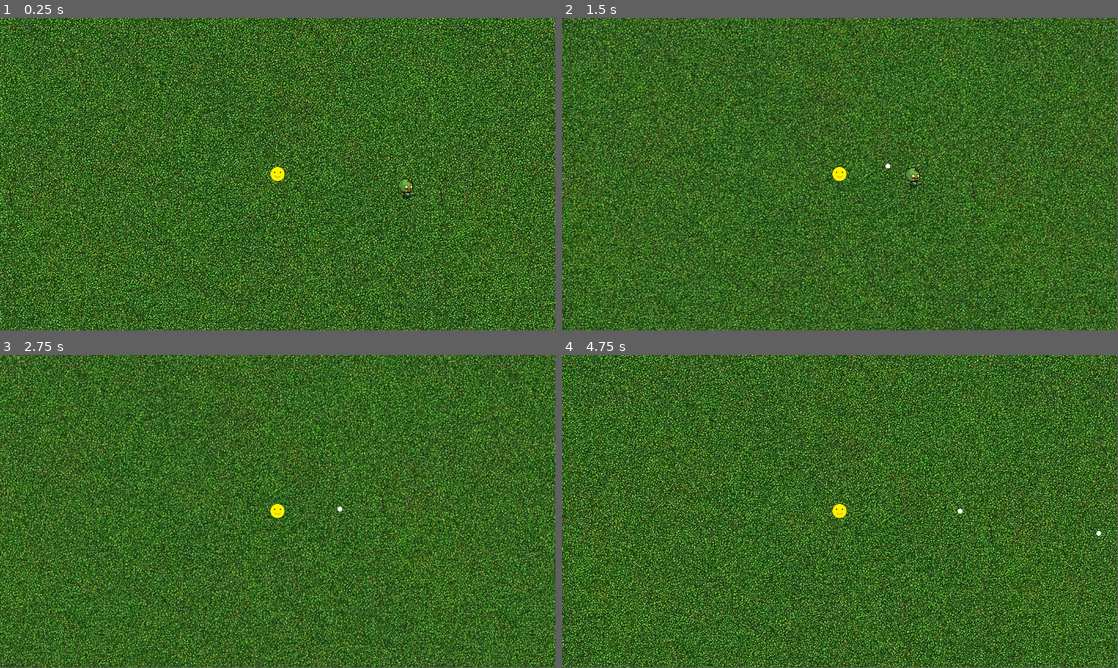
Above: before the commit, frames 1-4 (two rows, left to right).
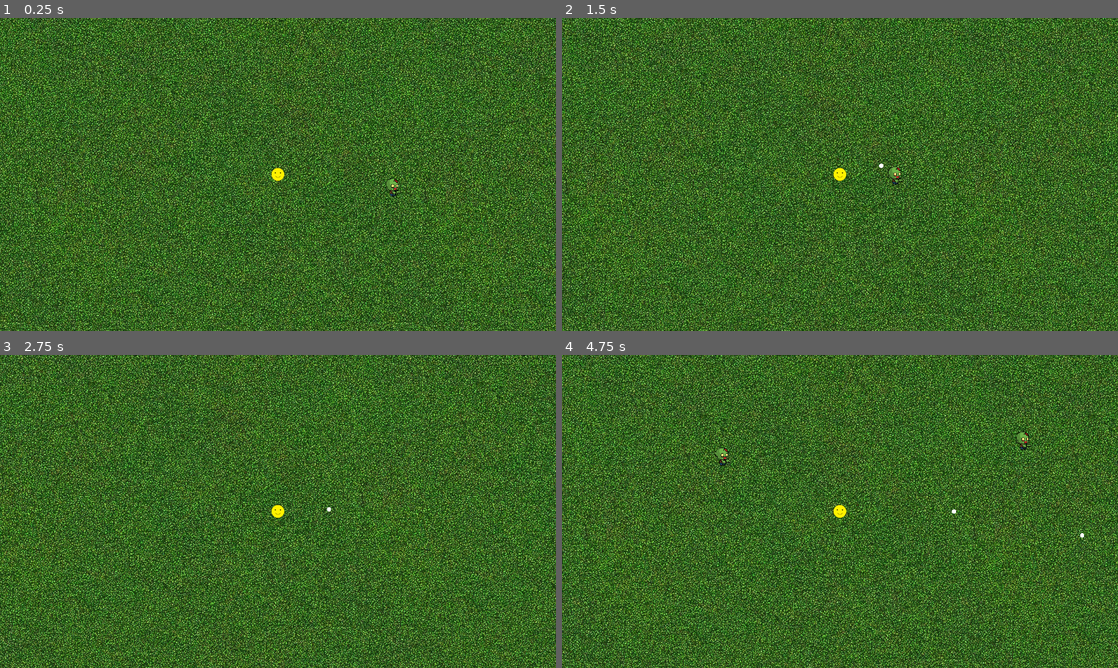
Above: after the commit, the same moments.

Repository: Posiden104/SurvivorGame-Godot
Game: Godot game, scene res://scenes/levels/Game.tscn
Same seed, same stepped clock (60 frames per second), same inputs: the game is played once before the commit and once after it.
Inputs:
- Up to frame 1 (0.25 s): no input
- Up to frame 2 (1.5 s): hold D (Right) 0.53-1.28 s; hold S (Down) from 1.28 s (still down)
- Up to frame 3 (2.75 s): release S (Down) at 2.03 s; hold D (Right) from 2.03 s (still down)
- Up to frame 4 (4.75 s): release D (Right) at 2.78 s; hold W (Up) 2.78-3.53 s; hold A (Left) from 3.53 s (still down)
In our replay, the window is 799x449 before the commit and 800x450 after it. These sizes can differ from the game's own. Grey fills any space a smaller window leaves; there, only what the larger window draws over its background counts as a difference.

The runs differ from the first frame. In frame 1, 72% of the frame differs, in the area x 0-100%, y 0-100%; in frame 2, 68%; in frame 3, 69%; in frame 4, 72%.

Commit message:
add Spawners

Diff:
--- a/project.godot
+++ b/project.godot
@@ -14,6 +14,11 @@
 run/main_scene="res://scenes/levels/Game.tscn"
 config/features=PackedStringArray("4.1", "Forward Plus")
 config/icon="res://icon.svg"
+
+[display]
+
+window/size/viewport_width=1280
+window/size/viewport_height=720
 
 [input]
 
--- a/scripts/enemies/zombie_slow.gd
+++ b/scenes/entities/enemies/zombie_slow.gd
@@ -1,22 +1,22 @@
-extends RigidBody2D
+extends CharacterBody2D
 
 var player
 
 var targetPos = null
-var speed = 2500
+var speed = 50
 var health = 1
 var maxHealth = 1
 
 func _ready():
 	player = get_tree().get_nodes_in_group("player")[0]
 
-func _physics_process(delta):
+func _physics_process(_delta):
 	targetPos = player.get_position()
-	var velocity = targetPos - position
+	var v = targetPos - position
 
-	velocity = velocity.normalized() * speed * delta
-
-	set_linear_velocity(velocity)
+	v = v.normalized() * speed
+	set_velocity(v)
+	move_and_slide()
 
 func _on_body_entered(body):
 	print("Something hit me")
--- a/scenes/entities/enemies/zombie_slow.tscn
+++ b/scenes/entities/enemies/zombie_slow.tscn
@@ -1,14 +1,13 @@
 [gd_scene load_steps=4 format=3 uid="uid://civf2v7v2gn7c"]
 
-[ext_resource type="Script" path="res://scripts/enemies/zombie_slow.gd" id="1_0pxp7"]
+[ext_resource type="Script" path="res://scenes/entities/enemies/zombie_slow.gd" id="1_0pxp7"]
 [ext_resource type="Texture2D" uid="uid://rwn08jqhi43e" path="res://images/Zombie.png" id="1_3cmdp"]
 
 [sub_resource type="CapsuleShape2D" id="CapsuleShape2D_rj57t"]
 radius = 16.0
 height = 44.0
 
-[node name="ZombieSlow" type="RigidBody2D" groups=["enemies"]]
-contact_monitor = true
+[node name="ZombieSlow" type="CharacterBody2D" groups=["enemies"]]
 script = ExtResource("1_0pxp7")
 
 [node name="Sprite2D" type="Sprite2D" parent="."]
@@ -17,5 +16,3 @@
 
 [node name="CollisionShape2D" type="CollisionShape2D" parent="."]
 shape = SubResource("CapsuleShape2D_rj57t")
-
-[connection signal="body_entered" from="." to="." method="_on_body_entered"]
--- /dev/null
+++ b/scenes/entities/player/Player.gd
@@ -0,0 +1,9 @@
+extends CharacterBody2D
+
+class_name  Player
+
+var speed = 100.0
+
+func _physics_process(_delta):
+	set_velocity(Input.get_vector("Left", "Right", "Up", "Down").normalized() * speed)
+	move_and_slide()
--- a/scenes/entities/player.tscn
+++ b/scenes/entities/player/player.tscn
@@ -1,19 +1,19 @@
 [gd_scene load_steps=6 format=3 uid="uid://co4b3ayy6bk2f"]
 
-[ext_resource type="Script" path="res://scripts/Player.gd" id="1_nu717"]
-[ext_resource type="Texture2D" uid="uid://caqhdmeluftny" path="res://images/Smile.png" id="2_c6ll2"]
-[ext_resource type="Script" path="res://scripts/weapons/gun.gd" id="3_frasd"]
-[ext_resource type="PackedScene" uid="uid://bealsj7ifws7l" path="res://scenes/projectiles/bullet.tscn" id="4_wepur"]
+[ext_resource type="Script" path="res://scenes/entities/player/Player.gd" id="1_emybq"]
+[ext_resource type="Texture2D" uid="uid://caqhdmeluftny" path="res://images/Smile.png" id="2_yk4p3"]
+[ext_resource type="Script" path="res://scenes/entities/player/gun.gd" id="3_temph"]
+[ext_resource type="PackedScene" uid="uid://bealsj7ifws7l" path="res://scenes/weapons/projectiles/bullet.tscn" id="4_ct7t2"]
 
 [sub_resource type="CircleShape2D" id="CircleShape2D_rxain"]
 radius = 30.0
 
 [node name="Player" type="CharacterBody2D" groups=["player"]]
-script = ExtResource("1_nu717")
+script = ExtResource("1_emybq")
 
 [node name="Sprite2D" type="Sprite2D" parent="."]
 scale = Vector2(0.5, 0.5)
-texture = ExtResource("2_c6ll2")
+texture = ExtResource("2_yk4p3")
 
 [node name="CollisionShape2D" type="CollisionShape2D" parent="."]
 scale = Vector2(0.5, 0.5)
@@ -24,8 +24,8 @@
 [node name="Weapons" type="Node2D" parent="."]
 
 [node name="Gun" type="Node2D" parent="Weapons"]
-script = ExtResource("3_frasd")
-bullet = ExtResource("4_wepur")
+script = ExtResource("3_temph")
+bullet = ExtResource("4_ct7t2")
 
 [node name="Timer" type="Timer" parent="Weapons/Gun"]
 
--- /dev/null
+++ b/scenes/levels/EnemyContainer.gd
@@ -0,0 +1,6 @@
+extends Marker2D
+
+func _on_spawner_spawn(enemyScene:PackedScene, location:Vector2):
+	var e = enemyScene.instantiate()
+	add_child(e)
+	e.global_position = location
--- a/scenes/levels/Game.tscn
+++ b/scenes/levels/Game.tscn
@@ -1,8 +1,10 @@
-[gd_scene load_steps=4 format=3 uid="uid://ogloqd2aef8e"]
+[gd_scene load_steps=6 format=3 uid="uid://ogloqd2aef8e"]
 
 [ext_resource type="Texture2D" uid="uid://jmmgalayjhp1" path="res://images/Background.jpg" id="1_sg7ai"]
-[ext_resource type="PackedScene" uid="uid://co4b3ayy6bk2f" path="res://scenes/entities/player.tscn" id="2_c3wqr"]
+[ext_resource type="PackedScene" uid="uid://co4b3ayy6bk2f" path="res://scenes/entities/player/player.tscn" id="2_c3wqr"]
+[ext_resource type="Script" path="res://scenes/levels/EnemyContainer.gd" id="2_ww3i4"]
 [ext_resource type="PackedScene" uid="uid://civf2v7v2gn7c" path="res://scenes/entities/enemies/zombie_slow.tscn" id="3_nea1x"]
+[ext_resource type="PackedScene" uid="uid://d2nh73ws0tria" path="res://scenes/spawners/spawner.tscn" id="5_iu03c"]
 
 [node name="Game" type="Node2D"]
 
@@ -12,9 +14,14 @@
 motion_mirroring = Vector2(1788, 1788)
 
 [node name="Sprite2D" type="Sprite2D" parent="ParallaxBackground/ParallaxLayer"]
+texture_repeat = 2
 texture = ExtResource("1_sg7ai")
 centered = false
 region_rect = Rect2(0, 0, 894, 894)
+
+[node name="EnemyContainer" type="Marker2D" parent="."]
+unique_name_in_owner = true
+script = ExtResource("2_ww3i4")
 
 [node name="ProjectileContainer" type="Node2D" parent="."]
 
@@ -23,3 +30,14 @@
 
 [node name="ZombieSlow" parent="." instance=ExtResource("3_nea1x")]
 position = Vector2(851, 355)
+
+[node name="Spawner" parent="." instance=ExtResource("5_iu03c")]
+position = Vector2(1026, 161)
+autostart = true
+
+[node name="Spawner2" parent="." instance=ExtResource("5_iu03c")]
+position = Vector2(307, 186)
+autostart = true
+
+[connection signal="spawn" from="Spawner" to="EnemyContainer" method="_on_spawner_spawn"]
+[connection signal="spawn" from="Spawner2" to="EnemyContainer" method="_on_spawner_spawn"]
--- /dev/null
+++ b/scenes/spawners/spawner.gd
@@ -0,0 +1,34 @@
+extends Marker2D
+
+enum enemyType {slow_zombie}
+var slow_zombie_scene: PackedScene = preload("res://scenes/entities/enemies/zombie_slow.tscn")
+
+
+@export var enemy_type_to_spawn: enemyType
+@export var min_spawn_time: float = 2.2
+@export var max_spawn_time: float = 5.0
+@export var autostart: bool = false
+
+signal spawn(enemyScene: PackedScene, location: Vector2)
+var spawnner_scene: PackedScene
+
+# Called when the node enters the scene tree for the first time.
+func _ready():
+	match enemy_type_to_spawn:
+		enemyType.slow_zombie:
+			spawnner_scene = slow_zombie_scene
+	if autostart:
+		startTimer()
+
+func startTimer():
+	$SpawnTimer.wait_time = randf_range(min_spawn_time, max_spawn_time)
+	$SpawnTimer.start()
+
+# Called every frame. 'delta' is the elapsed time since the previous frame.
+func _process(delta):
+	pass
+
+
+func _on_spawn_timer_timeout():
+	spawn.emit(spawnner_scene, global_position)
+	startTimer()
--- /dev/null
+++ b/scenes/spawners/spawner.tscn
@@ -0,0 +1,10 @@
+[gd_scene load_steps=2 format=3 uid="uid://d2nh73ws0tria"]
+
+[ext_resource type="Script" path="res://scenes/spawners/spawner.gd" id="1_jh0j7"]
+
+[node name="Spawner" type="Marker2D" groups=["spawners"]]
+script = ExtResource("1_jh0j7")
+
+[node name="SpawnTimer" type="Timer" parent="."]
+
+[connection signal="timeout" from="SpawnTimer" to="." method="_on_spawn_timer_timeout"]
--- a/scenes/projectiles/bullet.tscn
+++ b/scenes/weapons/projectiles/bullet.tscn
@@ -1,7 +1,7 @@
 [gd_scene load_steps=4 format=3 uid="uid://bealsj7ifws7l"]
 
 [ext_resource type="Texture2D" uid="uid://d253x2mgt68yk" path="res://images/circle-full.png" id="1_iif7x"]
-[ext_resource type="Script" path="res://scripts/weapons/projectiles/bullet.gd" id="1_y87rr"]
+[ext_resource type="Script" path="res://scenes/weapons/projectiles/bullet.gd" id="1_y87rr"]
 
 [sub_resource type="CircleShape2D" id="CircleShape2D_qx7cu"]
 radius = 5.0
--- a/scripts/Player.gd
+++ /dev/null
@@ -1,20 +0,0 @@
-extends CharacterBody2D
-
-class_name  Player
-
-var speed = 5000.0
-
-func _physics_process(delta):
-	velocity = Vector2.ZERO
-	if Input.is_action_pressed('Right'):
-		velocity.x += 1
-	if Input.is_action_pressed('Left'):
-		velocity.x -= 1
-	if Input.is_action_pressed('Down'):
-		velocity.y += 1
-	if Input.is_action_pressed('Up'):
-		velocity.y -= 1
-
-	velocity = velocity.normalized() * speed * delta
-
-	move_and_slide()
Renamed: scripts/weapons/gun.gd -> scenes/entities/player/gun.gd
Renamed: scripts/weapons/projectiles/bullet.gd -> scenes/weapons/projectiles/bullet.gd
